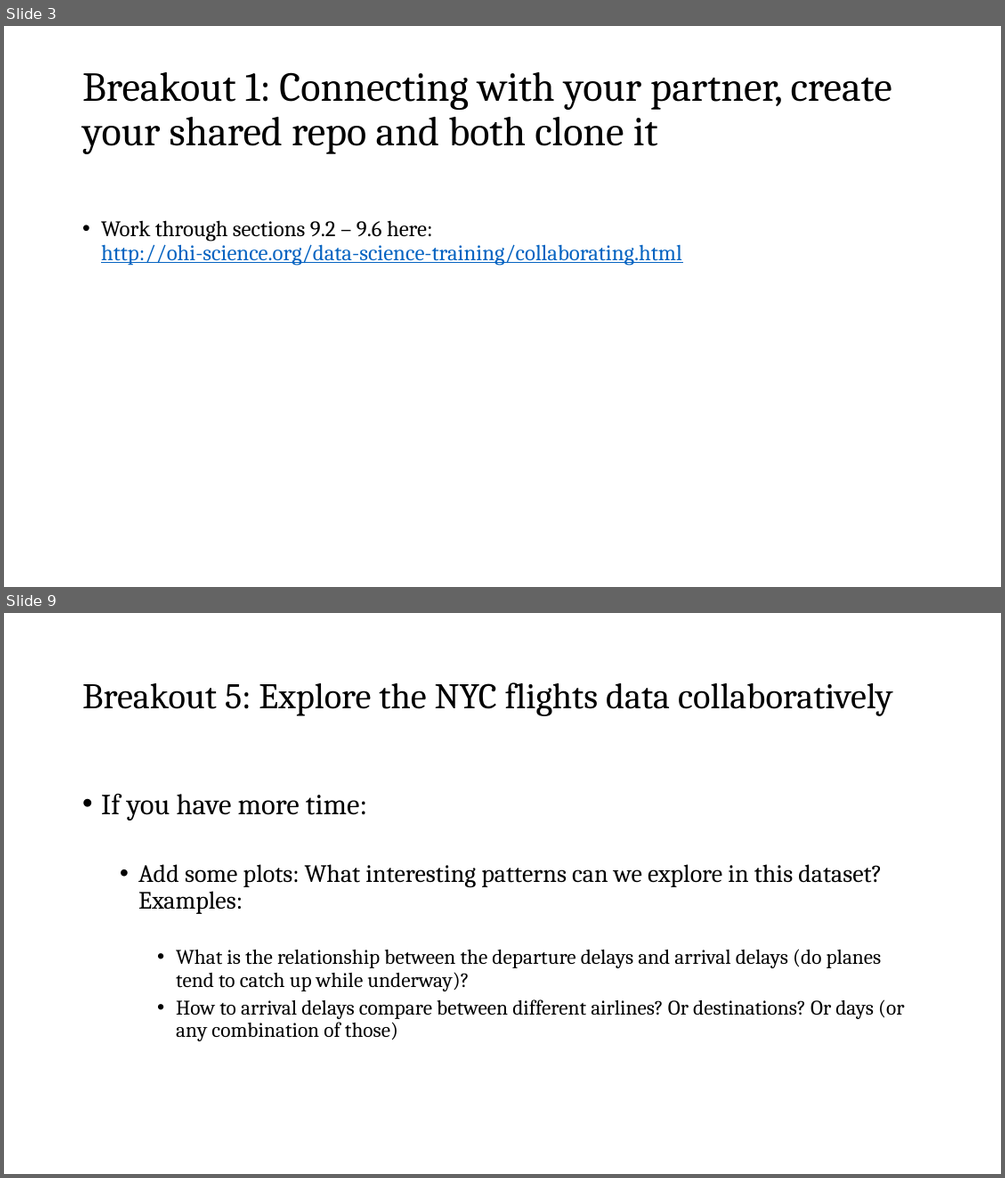
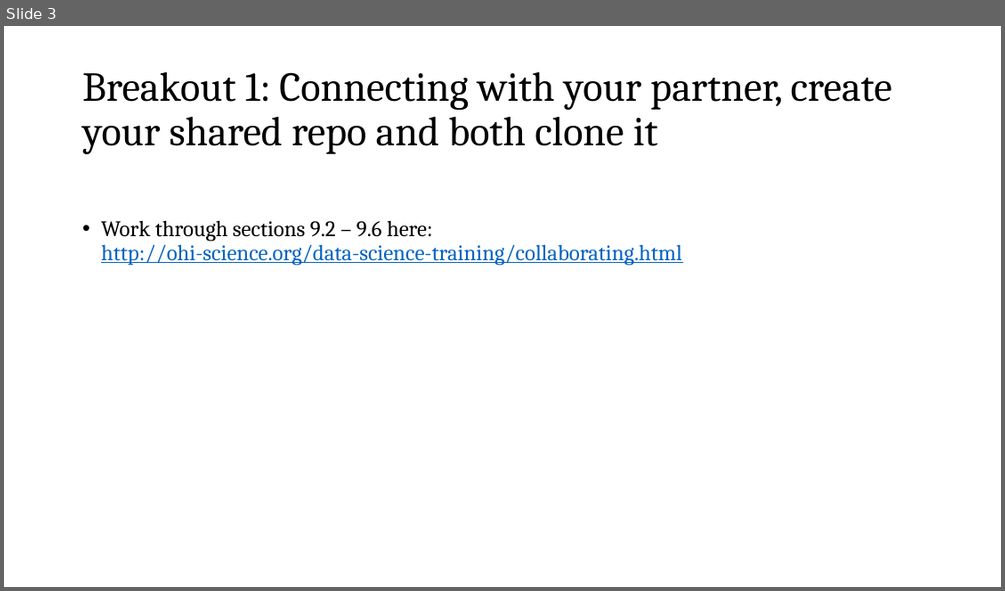
Before and after one commit to nt246/NTRES6940-data-science, a slide deck: slides/Slides_class11.pptx. Shown one above the other, each under a label of ours: slides 3 and 9 before the commit, slide 3 after it; the slides between them are not shown. The pictures are 1005x1178 and 1005x591 pixels, drawn with LibreOffice and Linux fonts; fonts in the diff are those of the drawing. Boxes give left, top, right and bottom in pixels: in the first picture for what was removed or moved away, otherwise in the second. Text is boxed around its words. In the diff, an @@ line names an element or a change of style, - is before the commit and + after.

```diff
--- a/slides/Slides_class11.pptx
+++ b/slides/Slides_class11.pptx
@@ slide 9 removed at (x1=4, y1=613, x2=1001, y2=1174), background #FFFFFF @@
@@ title removed at (x1=82, y1=682, x2=892, y2=716) @@
-Breakout 5: Explore the NYC flights data collaboratively
@@ text removed at (x1=101, y1=794, x2=904, y2=1041) @@
-• If you have more time:
-  • Add some plots: What interesting patterns can we explore in this dataset? Examples:
-    • What is the relationship between the departure delays and arrival delays (do planes tend to catch up while underway)?
-    • How to arrival delays compare between different airlines? Or destinations? Or days (or any combination of those)
```
Also in this commit, not shown: 11 slides added, 5 other slides removed, 2 other files.
